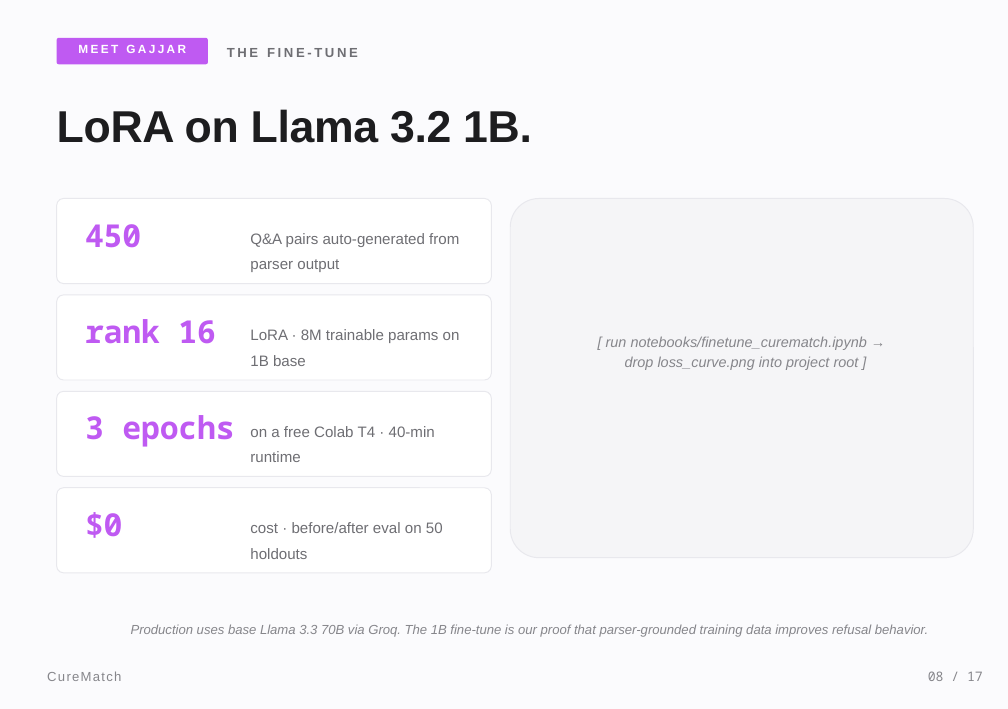
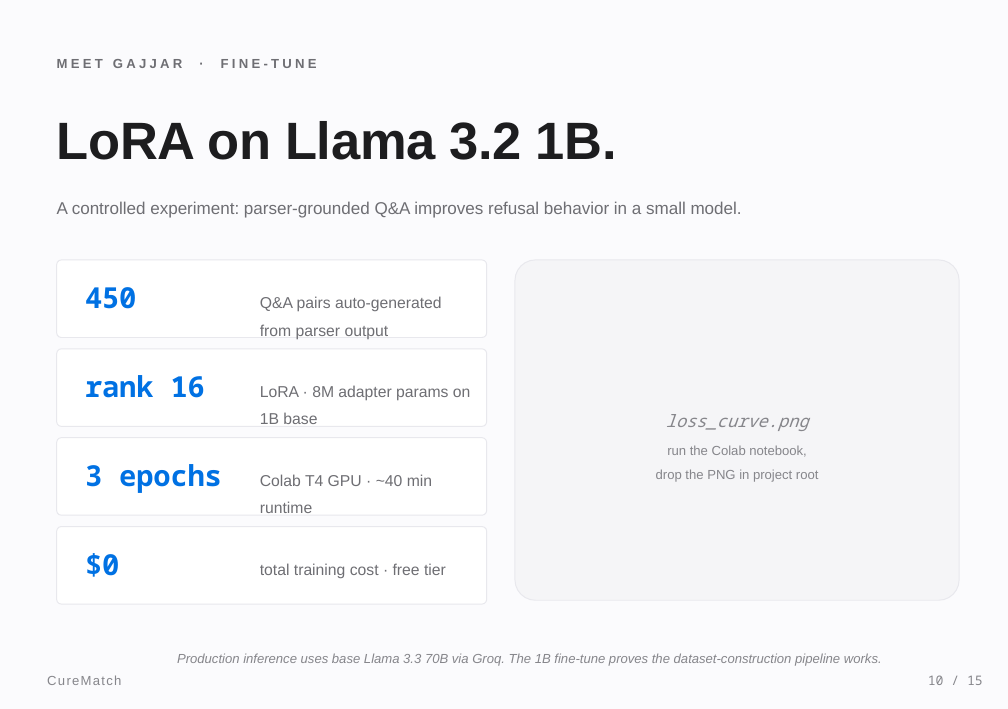
Before and after one commit to meetgajjarx07/curematch, a slide deck: slide 10 of CureMatch_Presentation.pptx (slide 8 before the commit). Drawn at 1008x709 pixels with LibreOffice and Linux fonts; fonts in the diff are those of the drawing. Boxes give left, top, right and bottom in pixels: in the first picture for what was removed or moved away, otherwise in the second. Text is boxed around its words. In the diff, an @@ line names an element or a change of style, - is before the commit and + after.

```diff
--- a/CureMatch_Presentation.pptx
+++ b/CureMatch_Presentation.pptx
@@ text at bbox=[57, 59, 317, 68]: text changed @@
-THE FINE-TUNE
+MEET GAJJAR · FINE-TUNE
@@ text "MEET GAJJAR · FINE-TUNE" at bbox=[57, 59, 317, 68]: vertical alignment middle to top @@
@@ rounded rectangle removed at bbox=[57, 38, 208, 64] @@
@@ text removed at bbox=[78, 45, 186, 53] @@
-MEET GAJJAR
@@ text "LoRA on Llama 3.2 1B.": place and size @@
-text "LoRA on Llama 3.2 1B." at bbox=[57, 109, 532, 143]
+text "LoRA on Llama 3.2 1B." at bbox=[57, 121, 617, 160]
@@ text "LoRA on Llama 3.2 1B." at bbox=[57, 121, 617, 160]: size 34 to 40 pt; line spacing 1.15 to 1.05 @@
@@ text added at bbox=[57, 201, 742, 218], 13 pt, text #6E6E73 @@
+A controlled experiment: parser-grounded Q&A improves refusal behavior in a small model.
@@ rounded rectangle: place and size @@
-rounded rectangle at bbox=[57, 295, 491, 380]
+rounded rectangle at bbox=[57, 260, 487, 337]
@@ rounded rectangle: place and size @@
-rounded rectangle at bbox=[510, 198, 973, 557]
+rounded rectangle at bbox=[515, 260, 959, 600]
@@ size 24 to 22 pt, text colour #BF5AF2 to #0071E3, letter spacing -0.2 to -0.1 pt; line spacing 1.15 to 1.2 in 4 elements at bbox=[85, 553, 119, 577], bbox=[85, 464, 222, 493], bbox=[85, 375, 205, 398], bbox=[85, 287, 137, 309] @@
@@ text "450": place and size @@
-text "450" at bbox=[85, 224, 141, 248]
+text "450" at bbox=[85, 287, 137, 309]
@@ text "Q&A pairs auto-generated from parser ...": place and size @@
-text "Q&A pairs auto-generated from parser ..." at bbox=[250, 233, 459, 272]
+text "Q&A pairs auto-generated from parser ..." at bbox=[260, 296, 442, 339]
@@ text "Q&A pairs auto-generated from parser ..." at bbox=[260, 296, 442, 339]: size 11.5 to 12 pt; line spacing 1.4 to 1.45 @@
@@ proportions changed in 5 elements at bbox=[57, 526, 487, 604], bbox=[57, 260, 487, 337], bbox=[57, 437, 487, 515], bbox=[515, 260, 959, 600], bbox=[57, 349, 487, 426] @@
@@ rounded rectangle: place and size @@
-rounded rectangle at bbox=[57, 198, 491, 283]
+rounded rectangle at bbox=[57, 349, 487, 426]
@@ text "rank 16": place and size @@
-text "rank 16" at bbox=[85, 319, 216, 344]
+text "rank 16" at bbox=[85, 375, 205, 398]
@@ text at bbox=[260, 385, 470, 424]: text changed; size 11.5 to 12 pt @@
-LoRA · 8M trainable params on 1B base
+LoRA · 8M adapter params on 1B base
@@ text at bbox=[666, 414, 809, 431]: text changed; size 11 to 13 pt; font Arial to Noto Sans Mono @@
-[ run notebooks/finetune_curematch.ipynb →
-drop loss_curve.png into project root ]
+loss_curve.png
@@ rounded rectangle: place and size @@
-rounded rectangle at bbox=[57, 391, 491, 476]
+rounded rectangle at bbox=[57, 437, 487, 515]
@@ text added at bbox=[656, 445, 819, 482], 10 pt, text #86868B @@
+run the Colab notebook,
+drop the PNG in project root
@@ text "3 epochs": place and size @@
-text "3 epochs" at bbox=[85, 415, 234, 447]
+text "3 epochs" at bbox=[85, 464, 222, 493]
@@ text at bbox=[260, 474, 432, 513]: text changed; size 11.5 to 12 pt @@
-on a free Colab T4 · 40-min runtime
+Colab T4 GPU · ~40 min runtime
@@ rounded rectangle: place and size @@
-rounded rectangle at bbox=[57, 487, 491, 572]
+rounded rectangle at bbox=[57, 526, 487, 604]
@@ text "$0": place and size @@
-text "$0" at bbox=[85, 512, 123, 538]
+text "$0" at bbox=[85, 553, 119, 577]
@@ text removed at bbox=[250, 522, 443, 559] @@
-cost · before/after eval on 50 holdouts
@@ text added at bbox=[260, 563, 446, 578], 12 pt, text #6E6E73 @@
+total training cost · free tier
@@ text at bbox=[177, 653, 882, 666]: text changed @@
-Production uses base Llama 3.3 70B via Groq. The 1B fine-tune is our proof that parser-grounded training data improves refusal behavior.
+Production inference uses base Llama 3.3 70B via Groq. The 1B fine-tune proves the dataset-construction pipeline works.
@@ text "CureMatch" at bbox=[47, 675, 121, 685]: line spacing 1.15 to 1.2 @@
@@ text removed at bbox=[928, 671, 983, 681] @@
-08 / 17
@@ text added at bbox=[928, 675, 983, 685], 10 pt, text #86868B @@
+10 / 15
```
Also in this commit, not shown: 8 other slides changed, 6 slides added, 8 slides removed, 2 other files.
